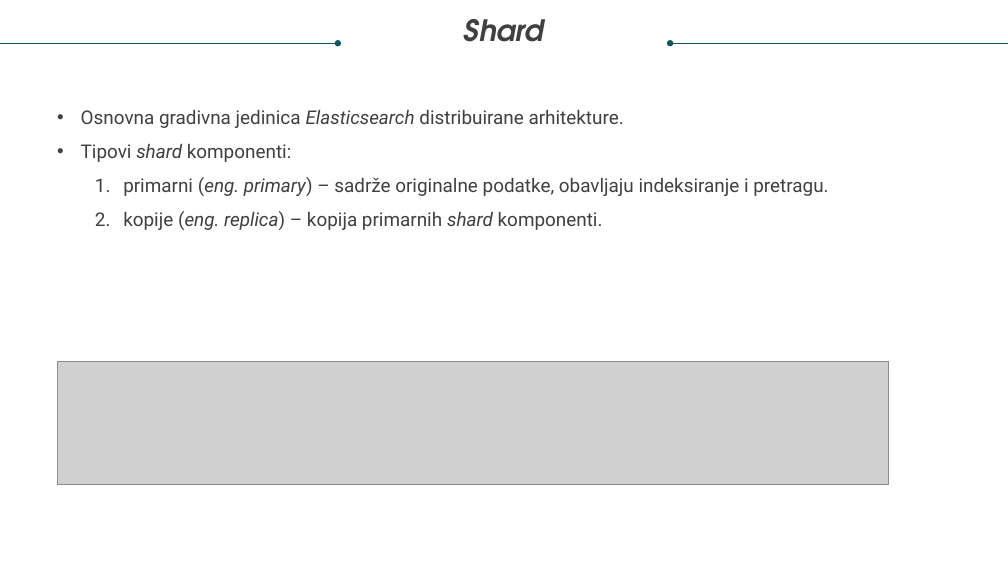
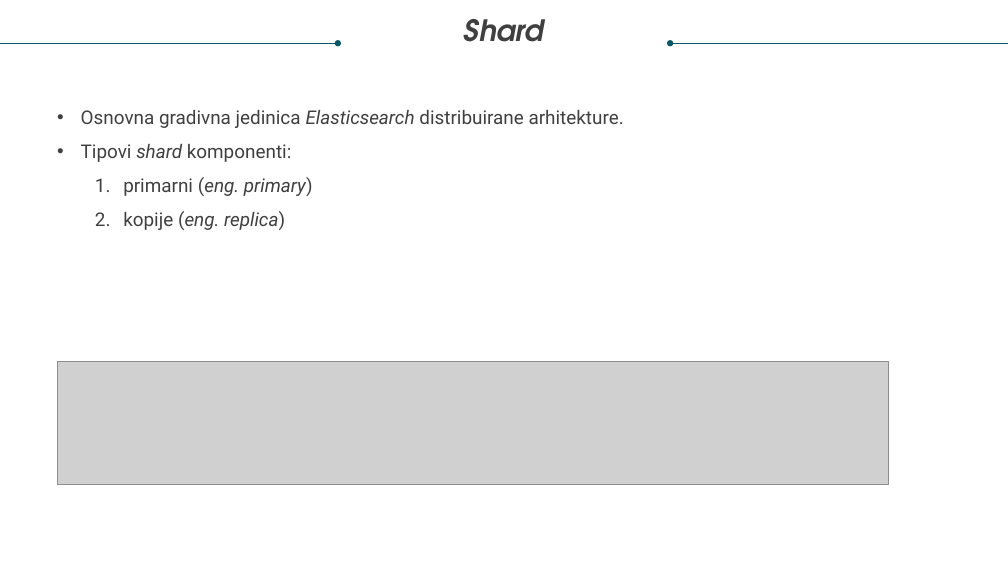
Before and after one commit to Nevenaa01/DebugIt, a slide deck: slide 8 of Nevena Gligorov diplomski prezentacija.pptx. Drawn at 1008x567 pixels with LibreOffice and Linux fonts; fonts in the diff are those of the drawing; grey boxes stand for pictures. Boxes give left, top, right and bottom in pixels: in the first picture for what was removed or moved away, otherwise in the second. Text is boxed around its words. In the diff, an @@ line names an element or a change of style, - is before the commit and + after.

```diff
--- a/Nevena Gligorov diplomski prezentacija.pptx
+++ b/Nevena Gligorov diplomski prezentacija.pptx
@@ text at [123,177,313,230]: text changed; italic on @@
-  1. primarni (eng. primary) – sadrže originalne podatke, obavljaju indeksiranje i pretragu.
-  2. kopije (eng. replica) – kopija primarnih shard komponenti.
+  1. primarni (eng. primary)
+  2. kopije (eng. replica)
```
Also in this commit, not shown: 4 other slides changed, 5 slides removed, 1 other file.
